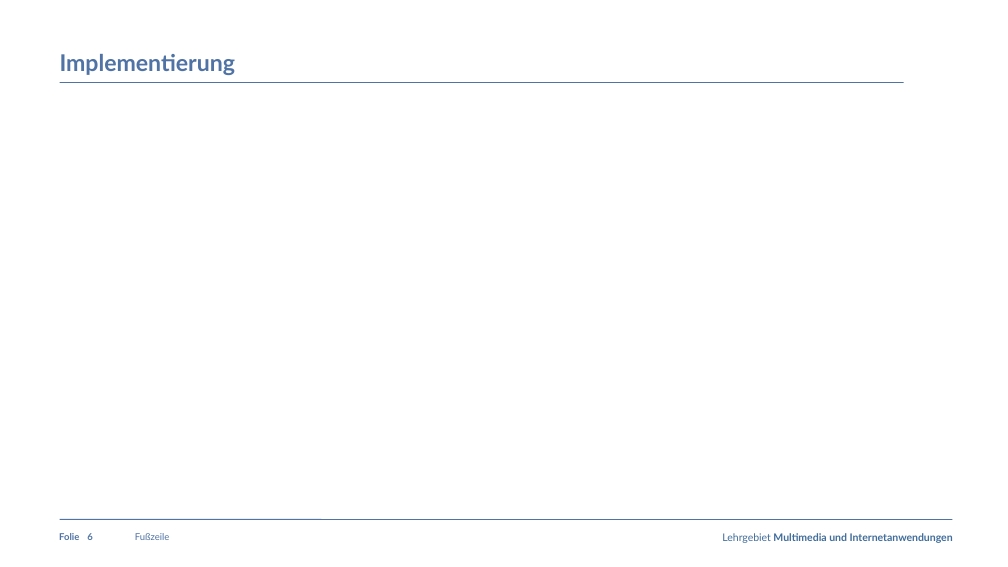
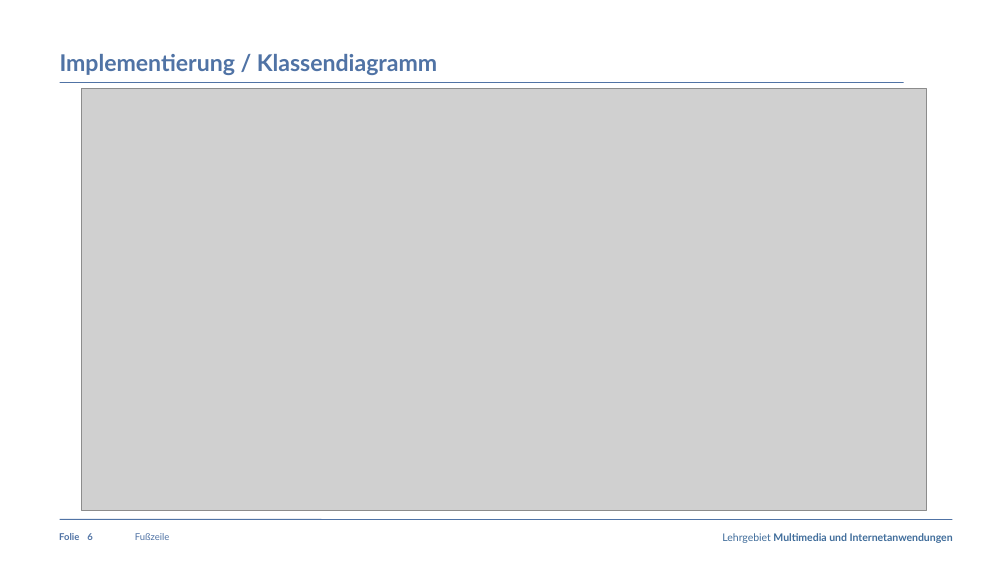
Before and after one commit to claraja/NLP_63458_WS22, a slide deck: slide 6 of Praesentation/Praesentation_Fachpraktikum_MedExtractor_Gruppe5.pptx. Drawn at 1008x567 pixels with LibreOffice and Linux fonts; fonts in the diff are those of the drawing; grey boxes stand for pictures; background and template pictures are left out. Boxes give left, top, right and bottom in pixels: in the first picture for what was removed or moved away, otherwise in the second. Text is boxed around its words. In the diff, an @@ line names an element or a change of style, - is before the commit and + after.

Commit message:
Folien zu Lösungsansatz und Implementierung

```diff
--- a/Praesentation/Praesentation_Fachpraktikum_MedExtractor_Gruppe5.pptx
+++ b/Praesentation/Praesentation_Fachpraktikum_MedExtractor_Gruppe5.pptx
@@ text at <box>60,54,437,75</box>: text changed @@
-Implementierung
+Implementierung / Klassendiagramm
@@ picture added at <box>82,88,926,510</box> @@
```
Also in this commit, not shown: 1 slide added, 1 slide removed.
